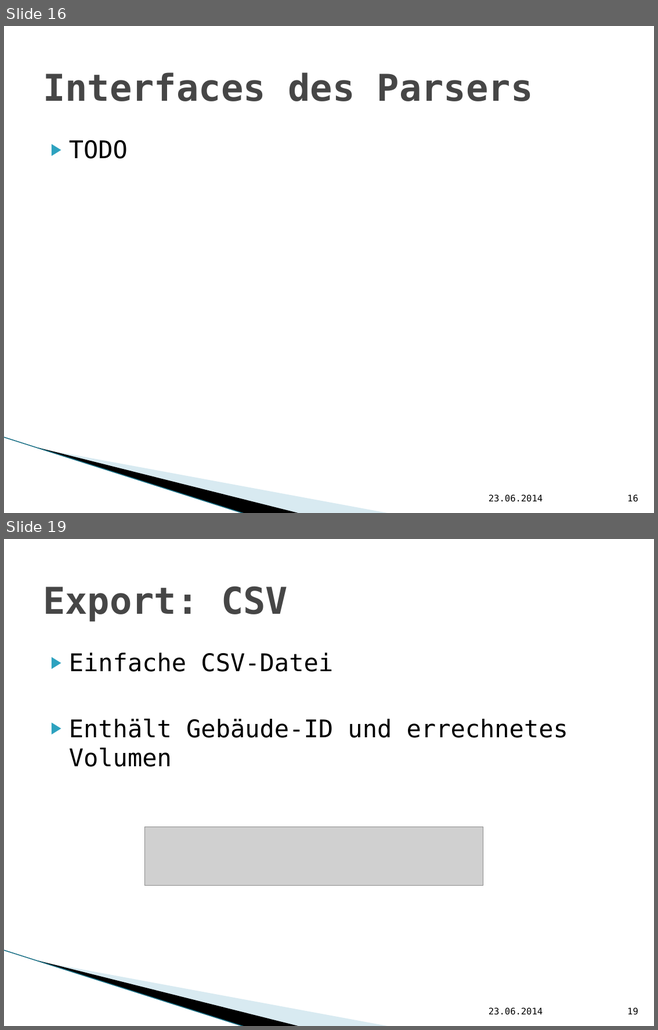
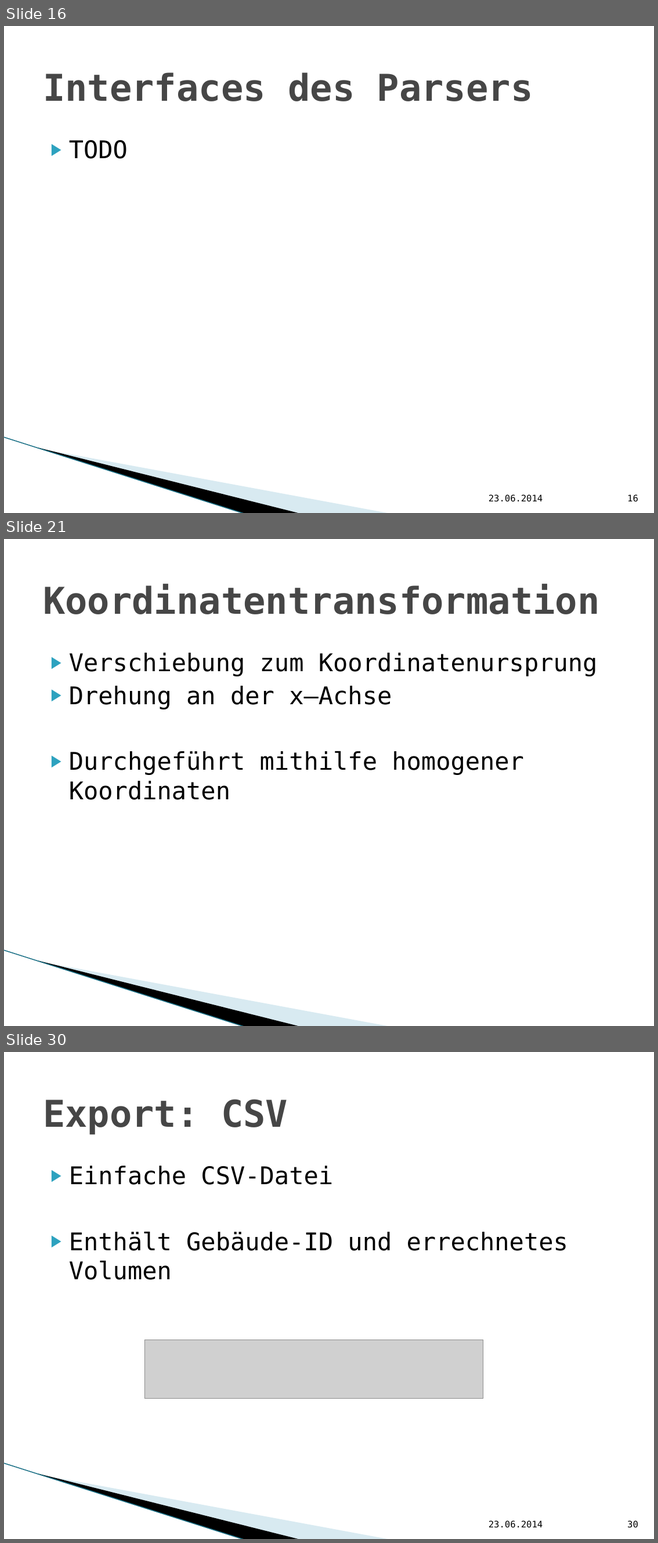
Before and after one commit to hft-swp/stuff, a slide deck: doku/präsentation nicht komplett/vCity-Präsentation.pptx. Shown one above the other, each under a label of ours: slides 16 and 19 before the commit, slides 16, 21 and 30 after it; the slides between them are not shown. The pictures are 658x1030 and 658x1543 pixels, drawn with LibreOffice and Linux fonts; fonts in the diff are those of the drawing; grey boxes stand for pictures; background and template pictures are left out. Boxes give left, top, right and bottom in pixels: in the first picture for what was removed or moved away, otherwise in the second. Text is boxed around its words. In the diff, an @@ line names an element or a change of style, - is before the commit and + after.

```diff
--- a/doku/präsentation nicht komplett/vCity-Präsentation.pptx
+++ b/doku/präsentation nicht komplett/vCity-Präsentation.pptx
@@ slide 21 added at [4, 539, 654, 1026], background #FFFFFF; not listed: 3 template elements that a slide beside it also shows @@
@@ title added at [43, 584, 600, 614], 41 pt, text #464646, bold @@
+Koordinatentransformation
@@ text added at [69, 653, 597, 775], 27 pt, text #000000 @@
+▶ Verschiebung zum Koordinatenursprung
+▶ Drehung an der x–Achse
+▶ Durchgeführt mithilfe homogener Koordinaten
@@ what was slide 19 is now slide 30 @@
@@ page number at [627, 1521, 638, 1528]: text changed @@
-19
+30
```
Also in this commit, not shown: 13 other slides added, 2 slides removed.
